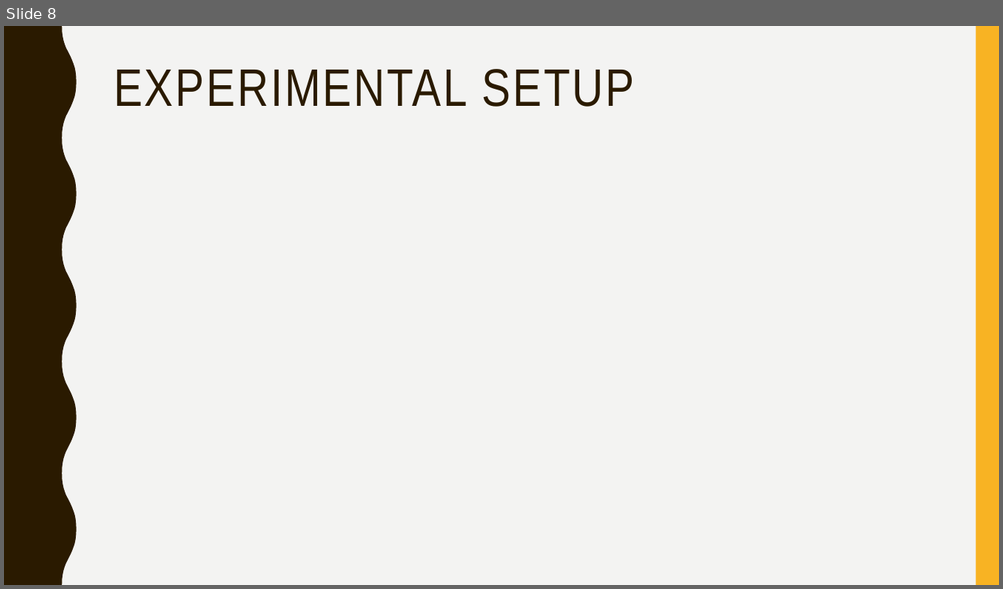
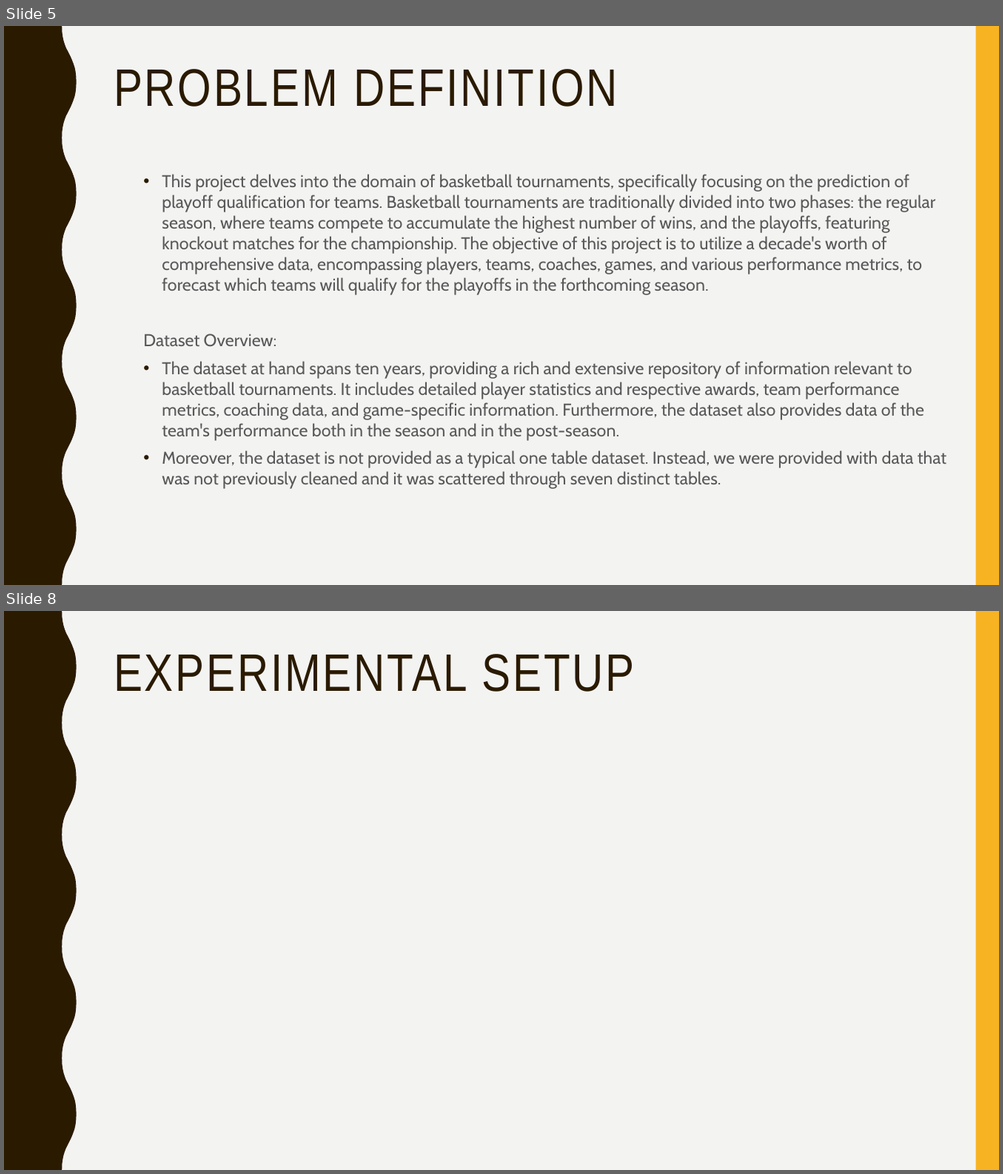
Before and after one commit to afs202005277/AC, a slide deck: ppt projeto.pptx. Shown one above the other, each under a label of ours: slide 8 before the commit, slides 5 and 8 after it; the slides between them are not shown. The pictures are 1003x589 and 1003x1174 pixels, drawn with LibreOffice and Linux fonts; fonts in the diff are those of the drawing. Boxes give left, top, right and bottom in pixels: in the first picture for what was removed or moved away, otherwise in the second. Text is boxed around its words. In the diff, an @@ line names an element or a change of style, - is before the commit and + after.

```diff
--- a/ppt projeto.pptx
+++ b/ppt projeto.pptx
@@ slide 5 added at (4, 26, 999, 585), background #F3F3F2; not listed: 2 template elements that a slide beside it also shows @@
@@ title added at (114, 69, 617, 107), 51 pt, text #2A1A00 @@
+PROBLEM DEFINITION
@@ text added at (143, 174, 946, 489), 16.6 pt, text #595959 @@
+• This project delves into the domain of basketball tournaments, specifically focusing on the prediction of playoff qualification for teams. Basketball tournaments are traditionally divided into two phases: the regular season, where teams compete to accumulate the highest number of wins, and the playoffs, featuring knockout matches for the championship. The objective of this project is to utilize a decade's worth of comprehensive data, encompassing players, teams, coaches, games, and various performance metrics, to forecast which teams will qualify for the playoffs in the forthcoming season.
+Dataset Overview:
+• The dataset at hand spans ten years, providing a rich and extensive repository of information relevant to basketball tournaments. It includes detailed player statistics and respective awards, team performance metrics, coaching data, and game-specific information. Furthermore, the dataset also provides data of the team's performance both in the season and in the post-season.
+• Moreover, the dataset is not provided as a typical one table dataset. Instead, we were provided with data that was not previously cleaned and it was scattered through seven distinct tables.
```
Also in this commit, not shown: 6 slides changed, 1 slide removed.
